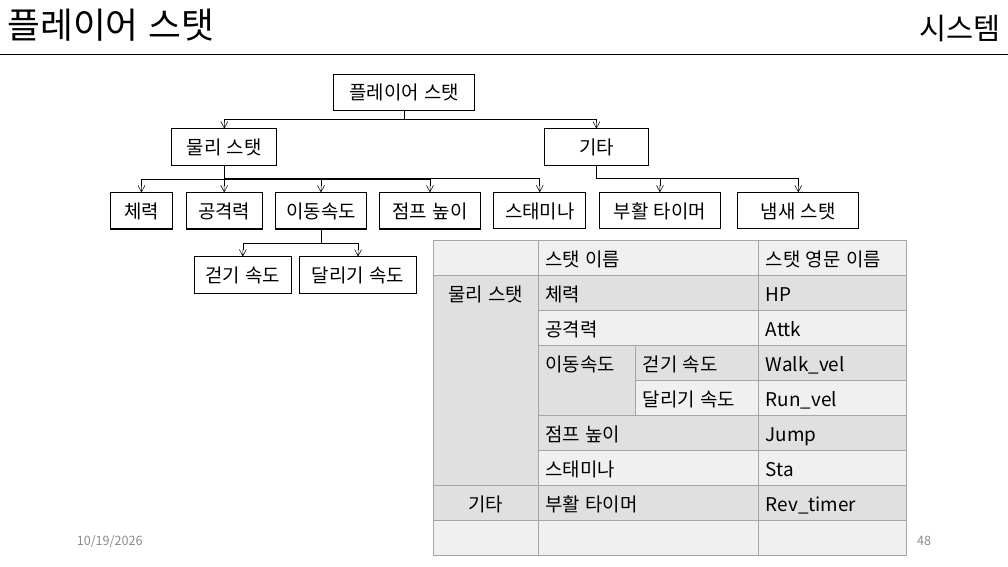
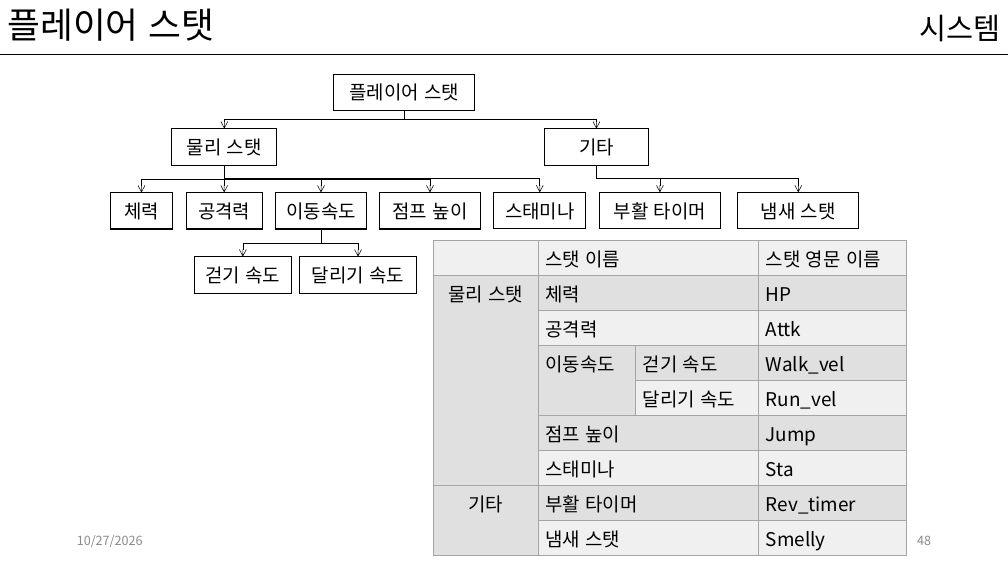
Before and after one commit to kwakyerin/2026_Graduation_Project, a slide deck: slide 48 of documents/HyunahKwon/design/designing/for_teammates/배트와 달트_기획.pptx. Drawn at 1008x567 pixels with LibreOffice and Linux fonts; fonts in the diff are those of the drawing. Boxes give left, top, right and bottom in pixels: in the first picture for what was removed or moved away, otherwise in the second. Text is boxed around its words. In the diff, an @@ line names an element or a change of style, - is before the commit and + after.

```diff
--- a/documents/HyunahKwon/design/designing/for_teammates/배트와 달트_기획.pptx
+++ b/documents/HyunahKwon/design/designing/for_teammates/배트와 달트_기획.pptx
@@ table at <box>434,240,908,555</box> @@
-row 9, column 2: 
+row 9, column 2: 냄새 스탯
-row 9, column 4: 
+row 9, column 4: Smelly
@@ text at <box>77,535,143,547</box>: text changed @@
-10/19/2026
+10/27/2026
```
Also in this commit, not shown: 53 other slides changed, 3 slides added, 2 slides removed, 3 other files.
